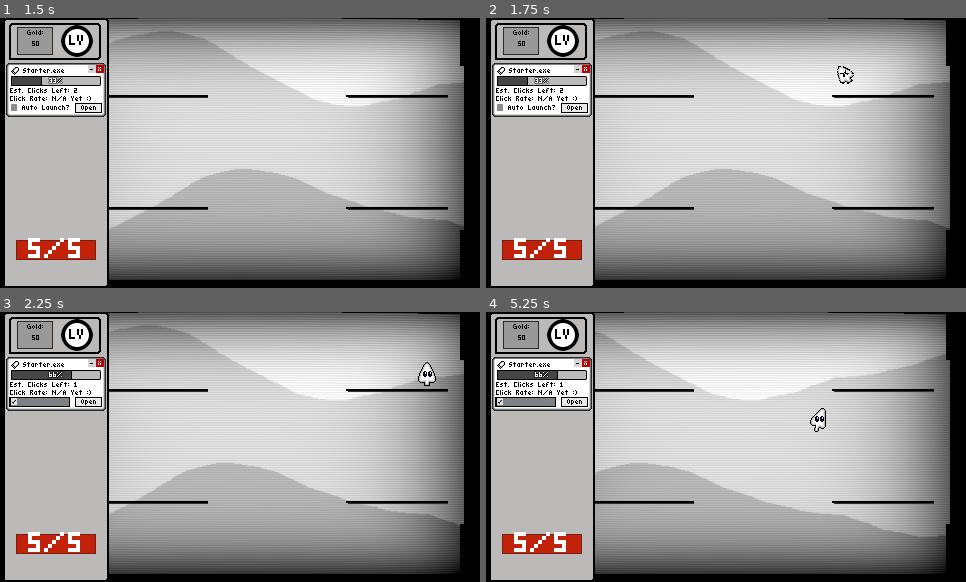
Above: before the commit, frames 1-4 (two rows, left to right).
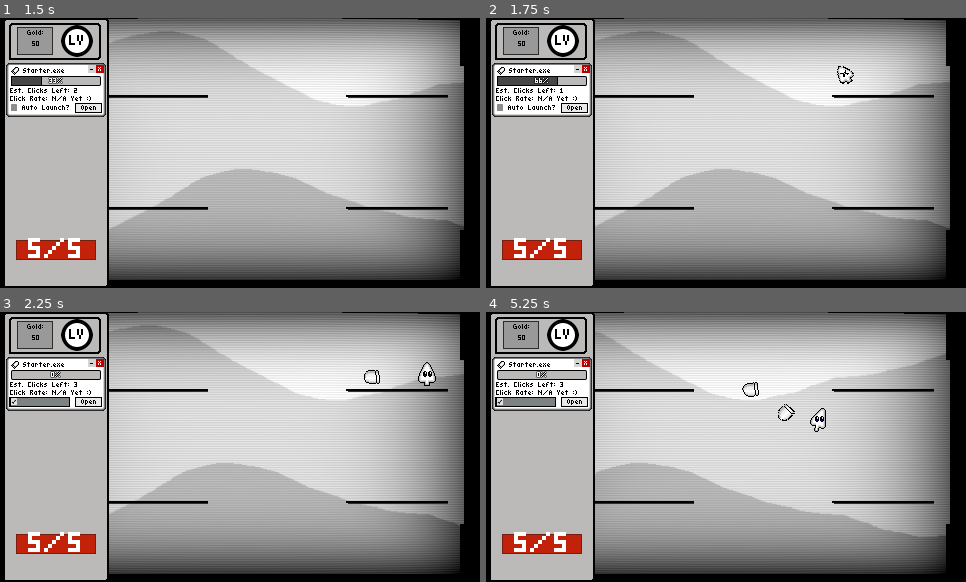
Above: after the commit, the same moments.

Repository: TNT-A/clicker-game-platformer
Game: Godot game, scene res://main_menu/main_menu.tscn
The game is run twice, just before and just after one commit, with the same random seed, the same clock (stepped at 60 frames per second) and the same inputs.
Inputs (mouse positions are in pixels of both pictures, inside the frame that each line leads up to):
- Up to frame 1 (1.5 s): click "Quick Start" at 0.5 s; tap Space at 1.25 s; move the mouse to (345, 139) at 1.27 s; press the mouse at (345, 139) at 1.28 s; hold D (Move_Right) from 1.28 s (still down)
- Up to frame 2 (1.75 s): keep holding D (Move_Right); tap Enter (ui_accept) at 1.52 s; tap 1 (Num_1) at 1.55 s
- Up to frame 3 (2.25 s): release D (Move_Right) at 2 s; release the mouse at (345, 433) at 2 s; click "Auto Launch?" at 2 s
- Up to frame 4 (5.25 s): click "Auto Launch?" at 2.75 s; move the mouse to (630, 460) at 3.52 s; hold D (Move_Right) 3.53-4.28 s; tap 1 (Num_1) at 3.6 s; tap Enter (ui_accept) at 3.77 s; tap Ctrl (ToggleAuto, bound only after the commit) at 3.8, 4.35 s; move the mouse to (774, 387) at 4.27 s; press the mouse at (774, 387) at 4.28 s; hold A (Move_Left) 4.28-5.03 s; move the mouse to (702, 501) at 5.02 s; release the mouse at (702, 501) at 5.03 s; hold D (Move_Right) from 5.03 s (still down); click (702, 501) at 5.1 s

Frame 1 is identical in both runs. In frame 2, 0.2% of the frame differs, in the area x 8-17%, y 21-28%; in frame 3, 0.4%; in frame 4, 0.6%, in the area x 2-65%, y 21-41%.
Error after the commit: Parse Error: Identifier "vibration_offset" not declared in the current scope. (res://components/health/health_component.gd:14)

Commit message:
Didn't do what I planned to
I implemented the ability for the player to hold down the click button to click instead of spam clicking it, which is probably faster.

Also started working on an addition to the health component that will eventually make the enemy it's attached to flash red, vibrate, and scale up a bit when hit so there is more impact on hitting an enemy.

Diff:
--- /dev/null
+++ b/clicker-platformer/click_manager.gd
@@ -0,0 +1,30 @@
+extends Node2D
+
+@export var click_offset : float = .3
+
+@onready var autoclick_timer: Timer = $AutoclickTimer
+var autoclick : bool = false
+
+#func _input(event: InputEvent) -> void:
+	#if event.is_action_pressed("Click"):
+		#print("click")
+
+func _physics_process(delta: float) -> void:
+	if Input.is_action_just_pressed("ToggleAuto") and !autoclick:
+		autoclick = true
+	elif Input.is_action_just_pressed("ToggleAuto") and autoclick:
+		autoclick = false
+	if (Input.is_action_pressed("Click") or autoclick) and autoclick_timer.is_stopped():
+		autoclick_timer.wait_time = click_offset
+		autoclick_timer.start()
+	if Input.is_action_just_released("Click"):
+		autoclick_timer.stop()
+	#if Input.is_action_just_pressed("Num_1"):
+		#print("click")
+
+func simulate_click():
+	SignalBus.autoclick.emit()
+	#print("p")
+
+func _on_timer_timeout() -> void:
+	simulate_click()
--- a/clicker-platformer/clicker_panel/ability/ability_panel.gd
+++ b/clicker-platformer/clicker_panel/ability/ability_panel.gd
@@ -50,6 +50,7 @@
 func _ready() -> void:
 	SignalBus.update_selected.connect(update)
 	SignalBus.forward_to_host.connect(accept_resource)
+	SignalBus.autoclick.connect(click)
 	#SignalBus.ability_change.connect(reset_self)
 	set_self()
 
@@ -99,11 +100,12 @@
 		custom_minimum_size = default_size
 
 func click():
-	if !ability_ready:
-		clicks += InfoManager.click_power * (1 + power_bonus)
-	else:
-		use_ability()
-	update_bar()
+	if selected:
+		if !ability_ready:
+			clicks += InfoManager.click_power * (1 + power_bonus)
+		else:
+			use_ability()
+		update_bar()
 
 func autoclick():
 	if !ability_ready:
--- a/clicker-platformer/components/health/health_component.gd
+++ b/clicker-platformer/components/health/health_component.gd
@@ -1,12 +1,19 @@
 extends Node2D
 
+@export_group("Health Component Exports")
 @export var parent : CharacterBody2D
 @export var health : int = 10
-
 @export var is_player : bool = false
 @export var is_enemy : bool = false
 
+@export_group("Hit Effect Component Exports")
+@export var sprite : Sprite2D
+@export var effects_active : bool = false
+
 func _ready() -> void:
+	base_vibration_offset = vibration_offset
+	base_hit_flash_color = hit_flash_color
+	base_hit_scale_stretch = hit_scale_stretch
 	if parent:
 		health = parent.health
 	if parent is Player:
@@ -20,8 +27,13 @@
 		if area.is_in_group("hurts_player"):
 			take_damage(1)
 
+#KEEP WORKING ON THIS
+#Trying to make the sprite vibrate in place, flash a color, and stretch a bit when hit
 func take_damage(damage):
 	health -= damage
+	if sprite and effects_active:
+		$EffectPlayer.play("hit_flash")
+		#WORK HERE
 	if parent.has_method("flash"):
 		parent.flash()
 	if health <= 0:
--- a/clicker-platformer/components/health/health_component.tscn
+++ b/clicker-platformer/components/health/health_component.tscn
@@ -1,8 +1,99 @@
-[gd_scene load_steps=2 format=3 uid="uid://bgn6skvlyj2v4"]
+[gd_scene load_steps=5 format=3 uid="uid://bgn6skvlyj2v4"]
 
 [ext_resource type="Script" uid="uid://bqo840ps8ijxk" path="res://components/health/health_component.gd" id="1_npdka"]
+
+[sub_resource type="Animation" id="Animation_npdka"]
+resource_name = "hit_flash"
+length = 0.5
+tracks/0/type = "value"
+tracks/0/imported = false
+tracks/0/enabled = true
+tracks/0/path = NodePath(".:vibration_offset")
+tracks/0/interp = 1
+tracks/0/loop_wrap = true
+tracks/0/keys = {
+"times": PackedFloat32Array(0, 0.13333334, 0.26666668, 0.4),
+"transitions": PackedFloat32Array(1, 1, 1, 1),
+"update": 0,
+"values": [-5.0, 5.0, -5.0, 5.0]
+}
+tracks/1/type = "value"
+tracks/1/imported = false
+tracks/1/enabled = true
+tracks/1/path = NodePath(".:hit_flash_color")
+tracks/1/interp = 2
+tracks/1/loop_wrap = true
+tracks/1/keys = {
+"times": PackedFloat32Array(0.03333333, 0.23333333, 0.46666667),
+"transitions": PackedFloat32Array(1, 1, 1),
+"update": 0,
+"values": [Color(1, 1, 1, 1), Color(0.69803923, 0.13333334, 0.13333334, 1), Color(1, 1, 1, 1)]
+}
+tracks/2/type = "value"
+tracks/2/imported = false
+tracks/2/enabled = true
+tracks/2/path = NodePath(".:hit_scale_stretch")
+tracks/2/interp = 1
+tracks/2/loop_wrap = true
+tracks/2/keys = {
+"times": PackedFloat32Array(0, 0.4),
+"transitions": PackedFloat32Array(1, 1.035265),
+"update": 0,
+"values": [Vector2(0, 0), Vector2(1, 1)]
+}
+
+[sub_resource type="Animation" id="Animation_02umq"]
+length = 0.001
+tracks/0/type = "value"
+tracks/0/imported = false
+tracks/0/enabled = true
+tracks/0/path = NodePath(".:vibration_offset")
+tracks/0/interp = 1
+tracks/0/loop_wrap = true
+tracks/0/keys = {
+"times": PackedFloat32Array(0),
+"transitions": PackedFloat32Array(1),
+"update": 0,
+"values": [5.0]
+}
+tracks/1/type = "value"
+tracks/1/imported = false
+tracks/1/enabled = true
+tracks/1/path = NodePath(".:hit_flash_color")
+tracks/1/interp = 1
+tracks/1/loop_wrap = true
+tracks/1/keys = {
+"times": PackedFloat32Array(0),
+"transitions": PackedFloat32Array(1),
+"update": 0,
+"values": [Color(0.69803923, 0.13333334, 0.13333334, 1)]
+}
+tracks/2/type = "value"
+tracks/2/imported = false
+tracks/2/enabled = true
+tracks/2/path = NodePath(".:hit_scale_stretch")
+tracks/2/interp = 1
+tracks/2/loop_wrap = true
+tracks/2/keys = {
+"times": PackedFloat32Array(0),
+"transitions": PackedFloat32Array(1),
+"update": 0,
+"values": [Vector2(1.1, 1.1)]
+}
+
+[sub_resource type="AnimationLibrary" id="AnimationLibrary_gri41"]
+_data = {
+&"RESET": SubResource("Animation_02umq"),
+&"hit_flash": SubResource("Animation_npdka")
+}
 
 [node name="HealthComponent" type="Area2D"]
 script = ExtResource("1_npdka")
 
+[node name="EffectPlayer" type="AnimationPlayer" parent="."]
+libraries = {
+&"": SubResource("AnimationLibrary_gri41")
+}
+
 [connection signal="area_shape_entered" from="." to="." method="_on_area_shape_entered"]
+[connection signal="animation_finished" from="EffectPlayer" to="." method="_on_effect_player_animation_finished"]
--- a/clicker-platformer/enemies/enemies/bounce_enemy/BounceEnemy.tscn
+++ b/clicker-platformer/enemies/enemies/bounce_enemy/BounceEnemy.tscn
@@ -23,10 +23,13 @@
 [node name="CollisionShape2D" type="CollisionShape2D" parent="."]
 shape = SubResource("CircleShape2D_a6y5m")
 
-[node name="HealthComponent" parent="." node_paths=PackedStringArray("parent") instance=ExtResource("2_jn55l")]
+[node name="HealthComponent" parent="." node_paths=PackedStringArray("parent", "sprite") instance=ExtResource("2_jn55l")]
 parent = NodePath("..")
 health = 3
+is_player = true
 is_enemy = true
+sprite = NodePath("../Sprite2D")
+effects_active = true
 
 [node name="CollisionShape2D" type="CollisionShape2D" parent="HealthComponent"]
 shape = SubResource("CircleShape2D_1onfa")
--- a/clicker-platformer/enemy_controller/enemy_controller.gd
+++ b/clicker-platformer/enemy_controller/enemy_controller.gd
@@ -177,4 +177,4 @@
 			print("Donezo")
 	else:
 		analyze_spawn()
-		reset_timer()
+		#reset_timer()
--- a/clicker-platformer/game_manager/game_manager.gd
+++ b/clicker-platformer/game_manager/game_manager.gd
@@ -3,18 +3,6 @@
 
 var room_started : bool = false
 var current_room : Room
-var current_enemy_credits : int = 100
-var current_enemies_to_spawn : int = 3
-var currrent_select_enemy_num : int = 3
-var current_spawn_type : String = "All" #There is "All" and "Continuous"
-
-var enemy_list_1 : Array[PackedScene] = [
-	preload("res://enemies/enemies/ufo/ufo_enemy.tscn"),
-	preload("res://enemies/enemies/bully_box/bully_box.tscn"),
-	preload("res://enemies/enemies/walker/walker_enemy.tscn"),
-	preload("res://enemies/enemies/bounce_enemy/BounceEnemy.tscn"),
-	preload("res://enemies/enemies/follow_shoot/follow_shoot.tscn")
-]
 
 func _ready() -> void:
 	$UILayer/WinScreen.visible = false
@@ -34,7 +22,6 @@
 func set_room(room):
 	room_started = true
 	current_room = room
-	current_enemies_to_spawn += 1
 	#print("I'm a room started")
 
 func end_game(num, room):
--- a/clicker-platformer/game_manager/game_manager.tscn
+++ b/clicker-platformer/game_manager/game_manager.tscn
@@ -1,7 +1,8 @@
-[gd_scene load_steps=9 format=3 uid="uid://c4x12ro4xroue"]
+[gd_scene load_steps=10 format=3 uid="uid://c4x12ro4xroue"]
 
 [ext_resource type="Script" uid="uid://bo12pkfkncksm" path="res://game_manager/game_manager.gd" id="1_ong7i"]
 [ext_resource type="PackedScene" uid="uid://bf7omb6667m7w" path="res://map_controller/map_controller.tscn" id="2_2631c"]
+[ext_resource type="PackedScene" uid="uid://dn5tr7atr6jap" path="res://tools/click_manager.tscn" id="2_kkxic"]
 [ext_resource type="PackedScene" uid="uid://x2p2eksxd32a" path="res://clicker_panel/panel/clicker_panel.tscn" id="3_03pqa"]
 [ext_resource type="PackedScene" uid="uid://yquvtiksfkor" path="res://enemy_controller/enemy_controller.tscn" id="3_fjsdi"]
 [ext_resource type="PackedScene" uid="uid://cwqcvu7s6os82" path="res://player/main_character.tscn" id="3_r63pj"]
@@ -11,6 +12,8 @@
 
 [node name="GameManager" type="Node2D"]
 script = ExtResource("1_ong7i")
+
+[node name="ClickManager" parent="." instance=ExtResource("2_kkxic")]
 
 [node name="MapController" parent="." instance=ExtResource("2_2631c")]
 
--- a/clicker-platformer/globals/signal_bus.gd
+++ b/clicker-platformer/globals/signal_bus.gd
@@ -56,3 +56,6 @@
 #Camera Signals
 signal move_camera(pos)
 signal camera_moved(new_position : Vector2)
+
+#Tool Signals
+signal autoclick()
--- a/clicker-platformer/player/main_character.tscn
+++ b/clicker-platformer/player/main_character.tscn
@@ -164,6 +164,33 @@
 &"walk": SubResource("Animation_hy18s")
 }
 
+[sub_resource type="Animation" id="Animation_4ysuu"]
+length = 0.001
+tracks/0/type = "value"
+tracks/0/imported = false
+tracks/0/enabled = true
+tracks/0/path = NodePath("Sprite2D:modulate")
+tracks/0/interp = 1
+tracks/0/loop_wrap = true
+tracks/0/keys = {
+"times": PackedFloat32Array(0),
+"transitions": PackedFloat32Array(1),
+"update": 0,
+"values": [Color(1, 1, 1, 1)]
+}
+tracks/1/type = "value"
+tracks/1/imported = false
+tracks/1/enabled = true
+tracks/1/path = NodePath("HealthComponent/CollisionShape2D:disabled")
+tracks/1/interp = 1
+tracks/1/loop_wrap = true
+tracks/1/keys = {
+"times": PackedFloat32Array(0),
+"transitions": PackedFloat32Array(1),
+"update": 1,
+"values": [false]
+}
+
 [sub_resource type="Animation" id="Animation_ajrqd"]
 resource_name = "flash"
 tracks/0/type = "value"
@@ -189,33 +216,6 @@
 "transitions": PackedFloat32Array(1, 1),
 "update": 1,
 "values": [true, false]
-}
-
-[sub_resource type="Animation" id="Animation_4ysuu"]
-length = 0.001
-tracks/0/type = "value"
-tracks/0/imported = false
-tracks/0/enabled = true
-tracks/0/path = NodePath("Sprite2D:modulate")
-tracks/0/interp = 1
-tracks/0/loop_wrap = true
-tracks/0/keys = {
-"times": PackedFloat32Array(0),
-"transitions": PackedFloat32Array(1),
-"update": 0,
-"values": [Color(1, 1, 1, 1)]
-}
-tracks/1/type = "value"
-tracks/1/imported = false
-tracks/1/enabled = true
-tracks/1/path = NodePath("HealthComponent/CollisionShape2D:disabled")
-tracks/1/interp = 1
-tracks/1/loop_wrap = true
-tracks/1/keys = {
-"times": PackedFloat32Array(0),
-"transitions": PackedFloat32Array(1),
-"update": 1,
-"values": [false]
 }
 
 [sub_resource type="AnimationLibrary" id="AnimationLibrary_37yox"]
--- a/clicker-platformer/project.godot
+++ b/clicker-platformer/project.godot
@@ -122,6 +122,11 @@
 "events": [Object(InputEventKey,"resource_local_to_scene":false,"resource_name":"","device":-1,"window_id":0,"alt_press …(191 unchanged characters)…
 ]
 }
+ToggleAuto={
+"deadzone": 0.2,
+"events": [Object(InputEventKey,"resource_local_to_scene":false,"resource_name":"","device":-1,"window_id":0,"alt_pressed":false,"shift_pressed":false,"ctrl_pressed":false,"meta_pressed":false,"pressed":false,"keycode":0,"physical_keycode":4194326,"key_label":0,"unicode":0,"location":0,"echo":false,"script":null)
+]
+}
 
 [layer_names]
 
--- /dev/null
+++ b/clicker-platformer/tools/click_manager.tscn
@@ -0,0 +1,12 @@
+[gd_scene load_steps=2 format=3 uid="uid://dn5tr7atr6jap"]
+
+[ext_resource type="Script" uid="uid://b2h18tshbdbhk" path="res://click_manager.gd" id="1_tfbg2"]
+
+[node name="ClickManager" type="Node2D"]
+script = ExtResource("1_tfbg2")
+
+[node name="AutoclickTimer" type="Timer" parent="."]
+wait_time = 0.5
+one_shot = true
+
+[connection signal="timeout" from="AutoclickTimer" to="." method="_on_timer_timeout"]
Not shown, added: clicker-platformer/build/hctg_build_2/index.apple-touch-icon.png.import
Not shown, added: clicker-platformer/build/hctg_build_2/index.icon.png.import
Not shown, added: clicker-platformer/build/hctg_build_2/index.png.import
Not shown, added: clicker-platformer/click_manager.gd.uid
